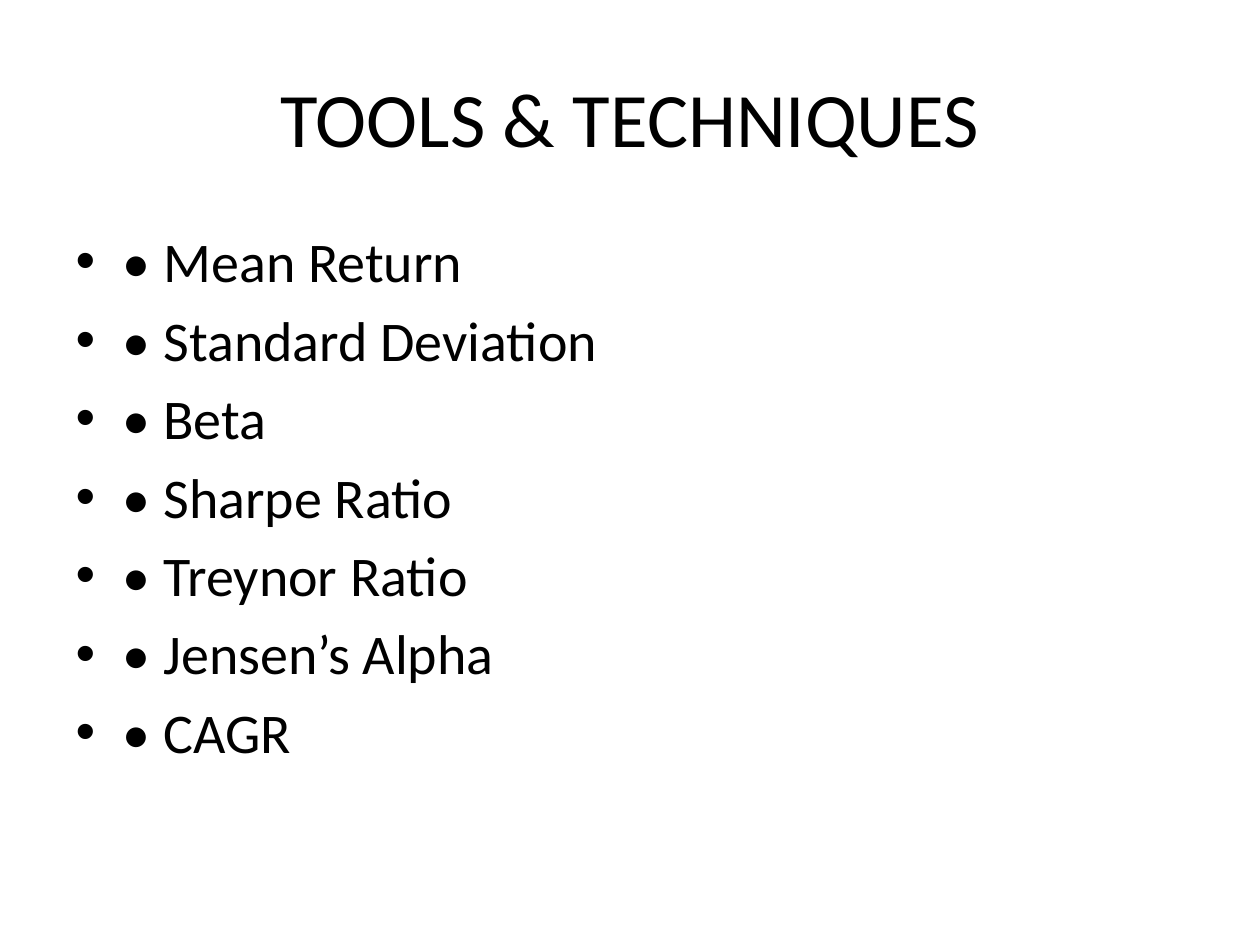
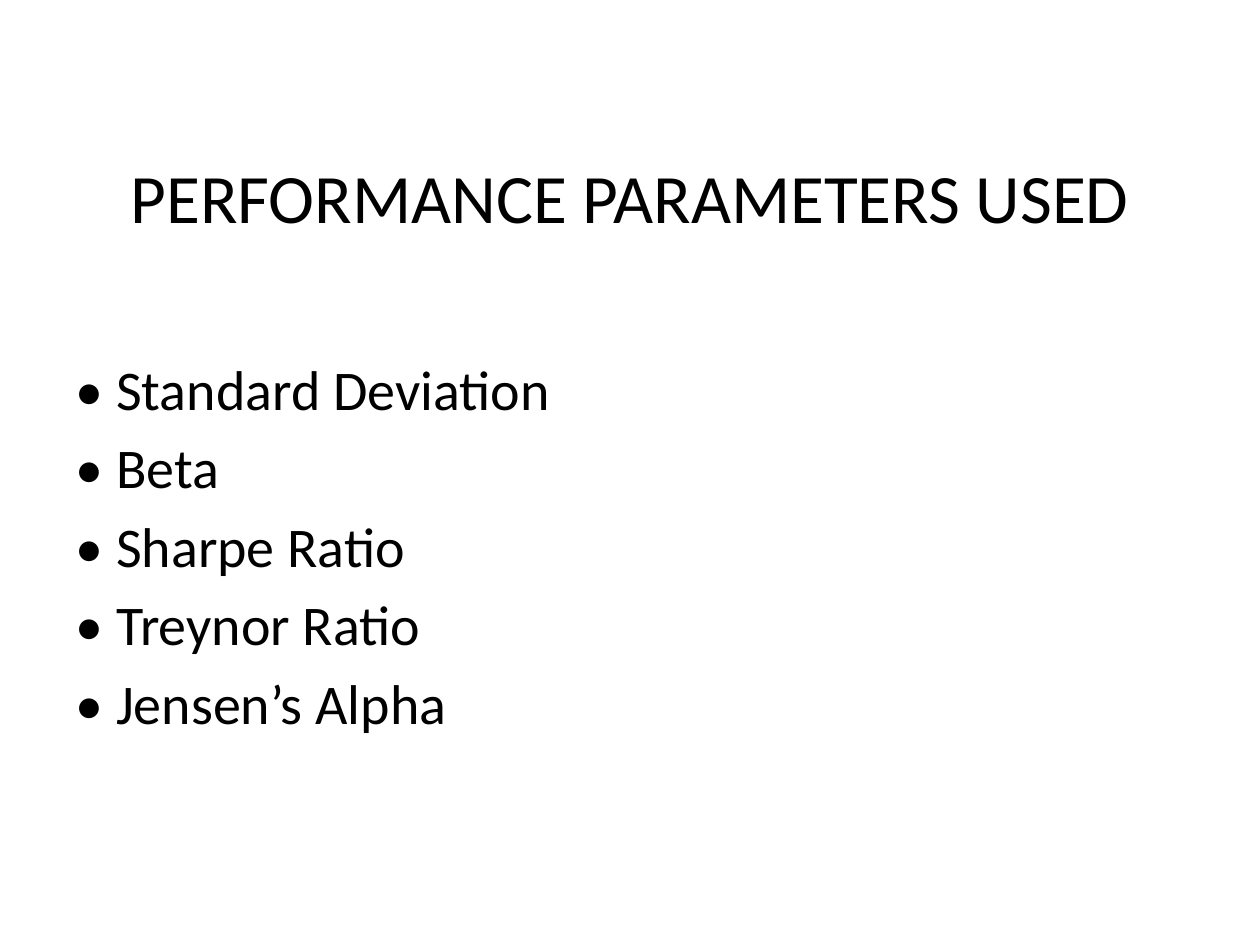
Before and after one commit to MMSHRIKARA/SHRIVATHSA, a slide deck: slide 8 of Viva_Project_Presentation_Shrivathsa.pptx. Drawn at 1260x945 pixels with LibreOffice and Linux fonts; fonts in the diff are those of the drawing. Boxes give left, top, right and bottom in pixels: in the first picture for what was removed or moved away, otherwise in the second. Text is boxed around its words. In the diff, an @@ line names an element or a change of style, - is before the commit and + after.

```diff
--- a/Viva_Project_Presentation_Shrivathsa.pptx
+++ b/Viva_Project_Presentation_Shrivathsa.pptx
@@ title at [131,178,1129,224]: text changed; size 44 to 39.6 pt @@
-TOOLS & TECHNIQUES
+PERFORMANCE PARAMETERS USED
@@ text at [163,246,462,283]: paragraph removed @@
-• • Mean Return
@@ text "• Standard Deviation": place and size @@
-text "• Standard Deviation" at [163,246,597,754]
+text "• Standard Deviation" at [116,371,550,733]
@@ text "• Standard Deviation" at [116,371,550,733]: bullet • to none @@
@@ text at [163,716,291,754]: paragraph removed @@
-• • CAGR
```
Also in this commit, not shown: 9 other slides changed, 2 slides added, 1 slide removed.
